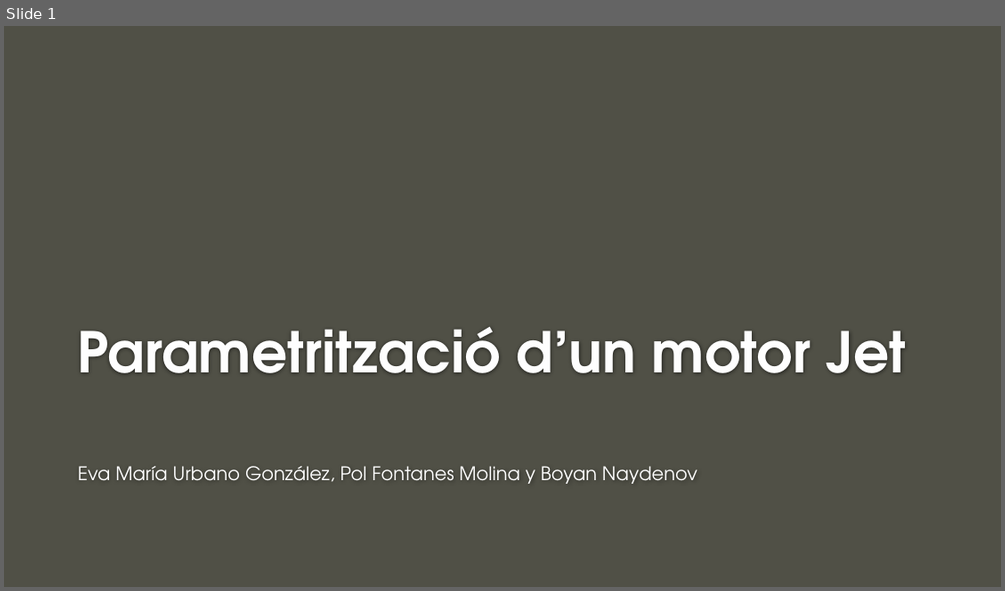
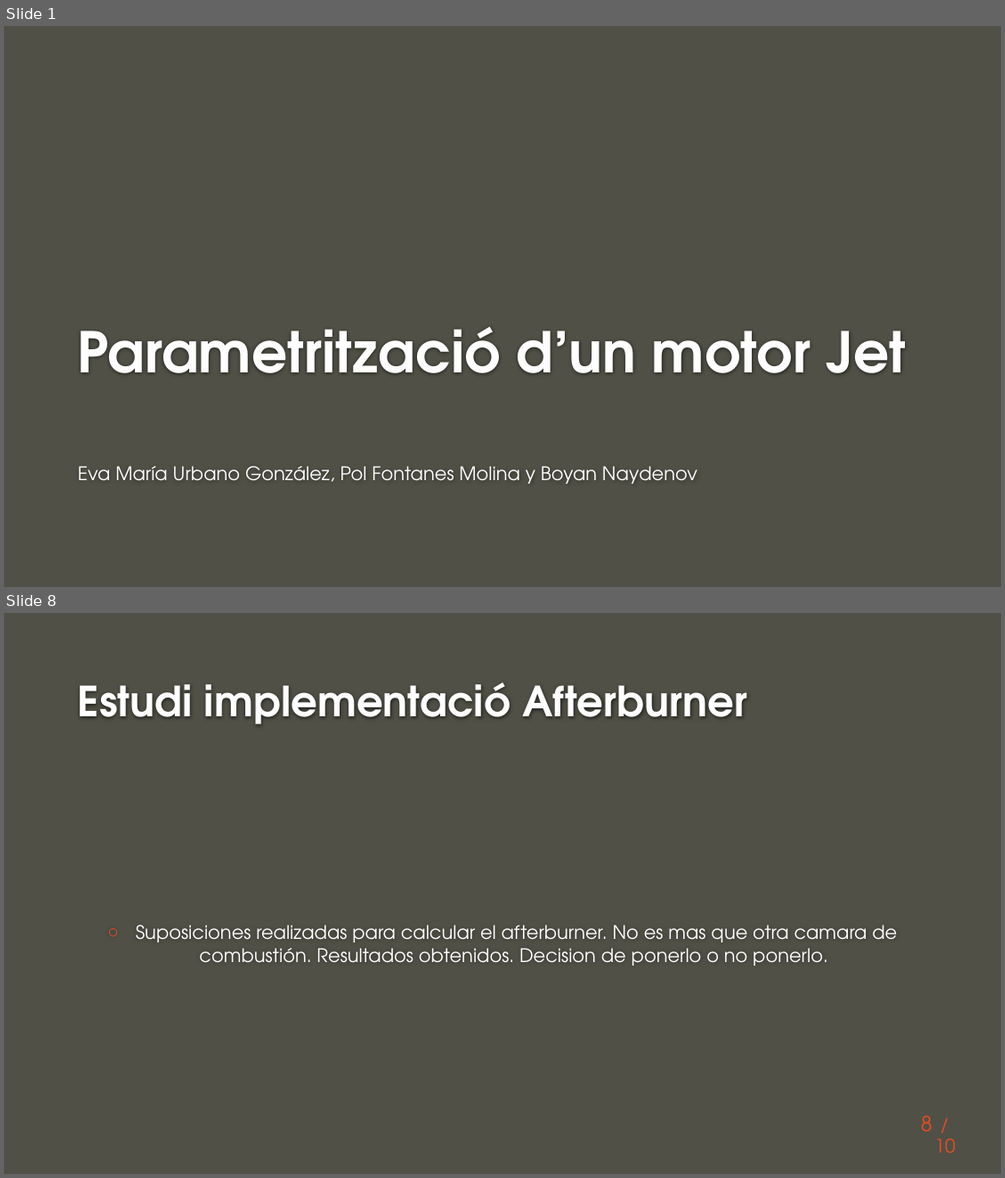
Before and after one commit to naydden/jet-engine-parametrization, a slide deck: ppt/Exposició.pptx. Shown one above the other, each under a label of ours: slide 1 before the commit, slides 1 and 8 after it; the slides between them are not shown. The pictures are 1005x591 and 1005x1178 pixels, drawn with LibreOffice and Linux fonts; fonts in the diff are those of the drawing; background and template pictures are left out. Boxes give left, top, right and bottom in pixels: in the first picture for what was removed or moved away, otherwise in the second. Text is boxed around its words. In the diff, an @@ line names an element or a change of style, - is before the commit and + after.

```diff
--- a/ppt/Exposició.pptx
+++ b/ppt/Exposició.pptx
@@ slide 8 added at [4,613,1001,1174], background #505046 @@
@@ title added at [78,682,747,724], 40 pt, text #FEFEFE, bold @@
+Estudi implementació Afterburner
@@ text added at [136,925,897,965], 18 pt, text #FFFFFF @@
+○ Suposiciones realizadas para calcular el afterburner. No es mas que otra camara de combustión. Resultados obtenidos. Decision de ponerlo o no ponerlo.
@@ page number added at [921,1115,932,1131], 20 pt, text #E84C22 @@
+8
@@ text added at [934,1138,955,1152], 18 pt, text #E84C22 @@
+/ 10
```
Also in this commit, not shown: 4 slides changed, 4 other slides added, 4 slides removed, 2 other files.
